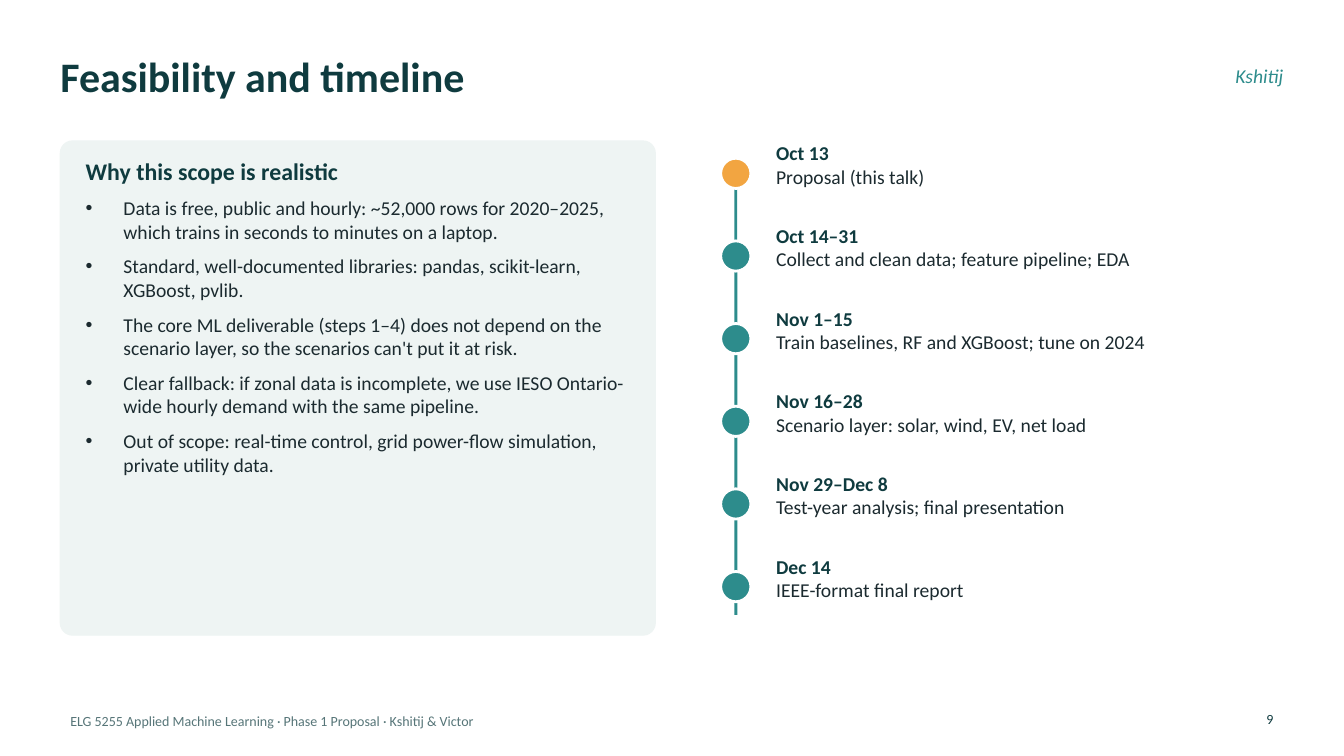
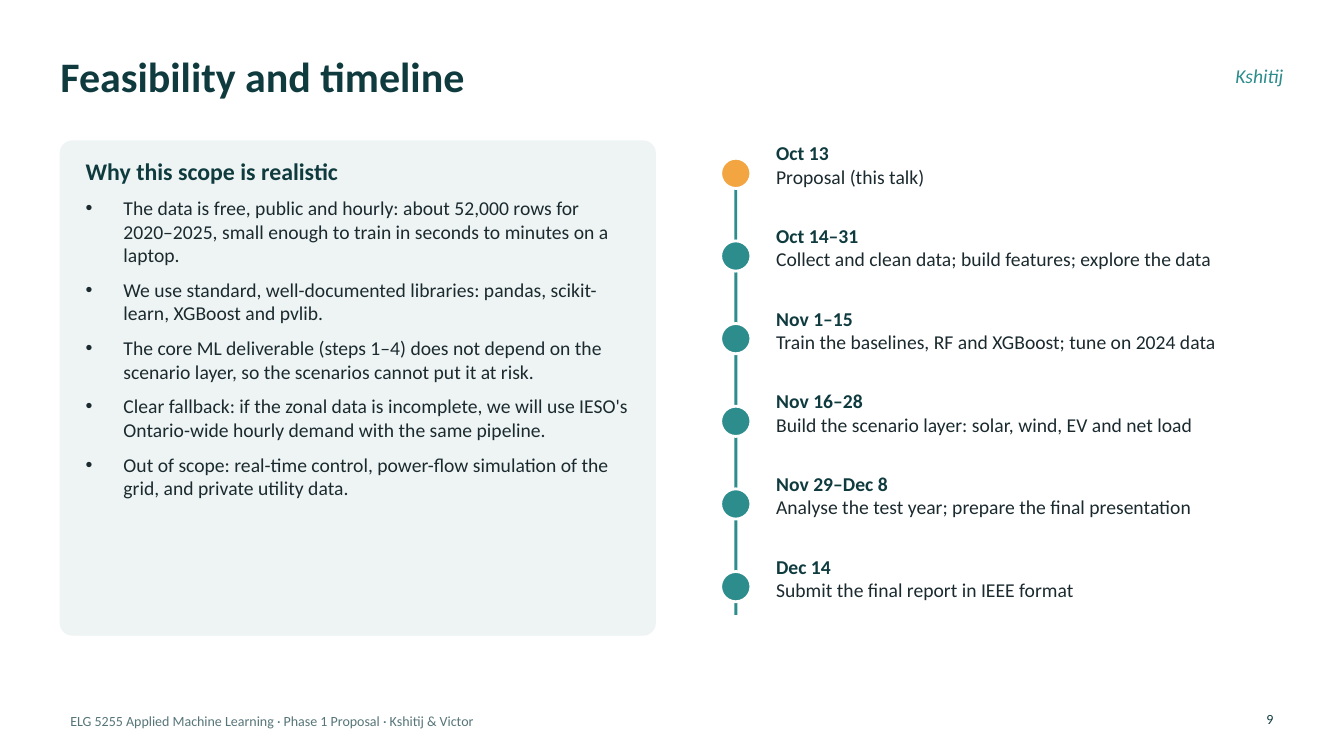
Before and after one commit to KshitijV97/smart-grid-analytics, a slide deck: slide 9 of presentation/ELG5255_Phase1_Ottawa_Load_Forecasting.pptx. Drawn at 1344x756 pixels with LibreOffice and Linux fonts; fonts in the diff are those of the drawing. Boxes give left, top, right and bottom in pixels: in the first picture for what was removed or moved away, otherwise in the second. Text is boxed around its words. In the diff, an @@ line names an element or a change of style, - is before the commit and + after.

```diff
--- a/presentation/ELG5255_Phase1_Ottawa_Load_Forecasting.pptx
+++ b/presentation/ELG5255_Phase1_Ottawa_Load_Forecasting.pptx
@@ text at (123,201,627,499): text changed @@
-• Data is free, public and hourly: ~52,000 rows for 2020–2025, which trains in seconds to minutes on a laptop.
-• Standard, well-documented libraries: pandas, scikit-learn, XGBoost, pvlib.
-• The core ML deliverable (steps 1–4) does not depend on the scenario layer, so the scenarios can't put it at risk.
-• Clear fallback: if zonal data is incomplete, we use IESO Ontario-wide hourly demand with the same pipeline.
-• Out of scope: real-time control, grid power-flow simulation, private utility data.
+• The data is free, public and hourly: about 52,000 rows for 2020–2025, small enough to train in seconds to minutes on a laptop.
+• We use standard, well-documented libraries: pandas, scikit-learn, XGBoost and pvlib.
+• The core ML deliverable (steps 1–4) does not depend on the scenario layer, so the scenarios cannot put it at risk.
+• Clear fallback: if the zonal data is incomplete, we will use IESO's Ontario-wide hourly demand with the same pipeline.
+• Out of scope: real-time control, power-flow simulation of the grid, and private utility data.
@@ text at (776,252,1210,269): text changed @@
-Collect and clean data; feature pipeline; EDA
+Collect and clean data; build features; explore the data
@@ text at (776,335,1215,352): text changed @@
-Train baselines, RF and XGBoost; tune on 2024
+Train the baselines, RF and XGBoost; tune on 2024 data
@@ text at (776,418,1192,435): text changed @@
-Scenario layer: solar, wind, EV, net load
+Build the scenario layer: solar, wind, EV and net load
@@ text at (776,500,1190,517): text changed @@
-Test-year analysis; final presentation
+Analyse the test year; prepare the final presentation
@@ text at (776,583,1073,600): text changed @@
-IEEE-format final report
+Submit the final report in IEEE format
```
Also in this commit, not shown: 10 other slides changed, 5 other files.
